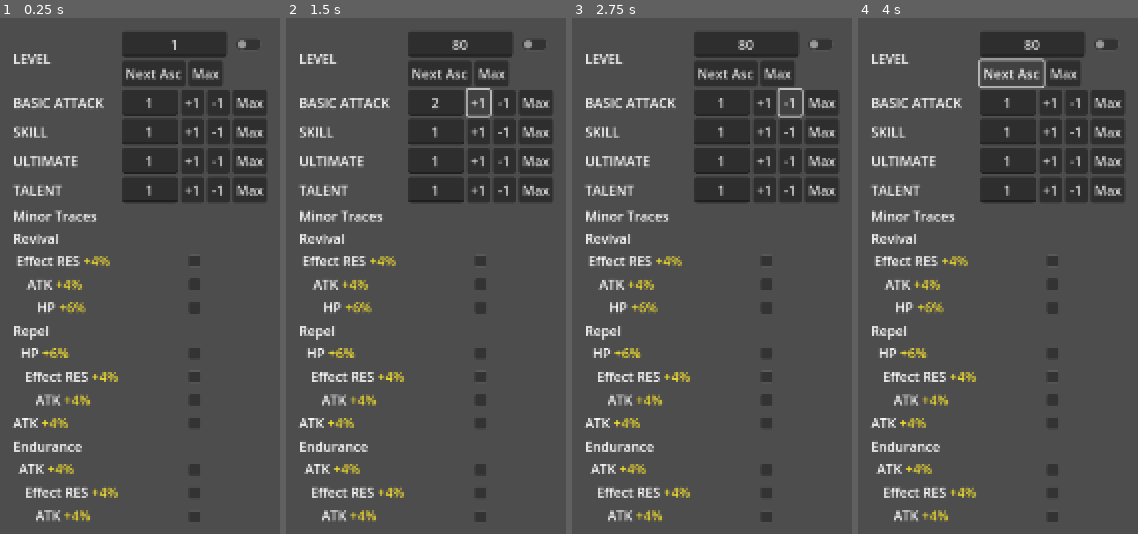
Above: before the commit, frames 1-4 (left to right).
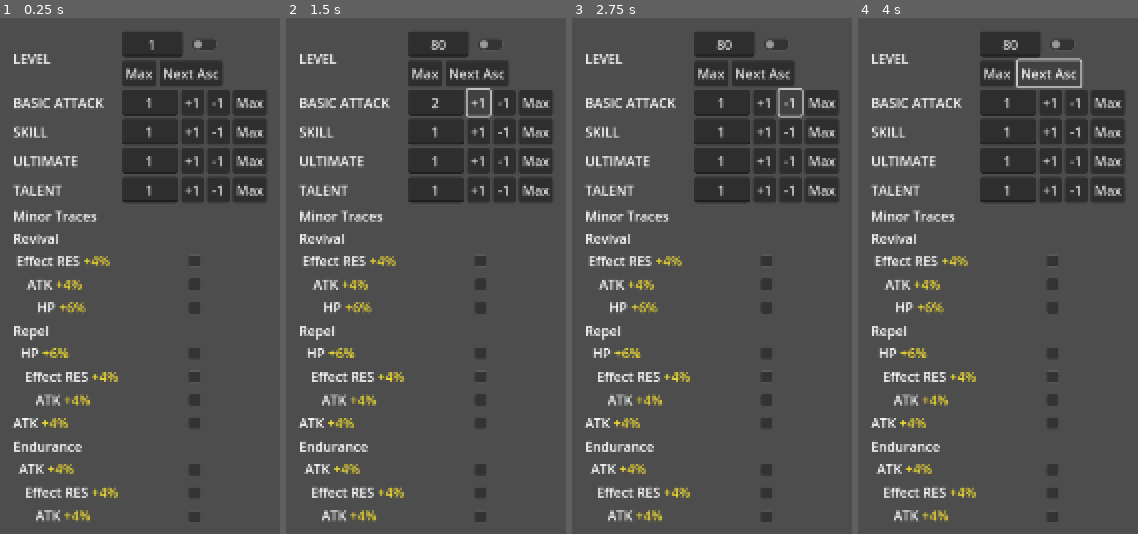
Above: after the commit, the same moments.

Repository: Rydahhhhhh/HoyoPlanner
Game: Godot game, scene res://Scenes/Character Planner Menu/character_planner_menu.tscn
The game is run twice, just before and just after one commit, with the same random seed, the same clock (stepped at 60 frames per second) and the same inputs.
Inputs:
- Up to frame 1 (0.25 s): no input
- Up to frame 2 (1.5 s): click "Max" at 0.5 s; click "+1" at 1.25 s
- Up to frame 3 (2.75 s): click "-1" at 2 s
- Up to frame 4 (4 s): click "Next Asc" at 2.75 s; click "Next Asc" at 3.5 s

The runs differ from the first frame. In frame 1, 1.3% of the frame differs, in the area x 45-93%, y 2-14%; in frame 2, 1.4%; in frame 3, 1.4%; in frame 4, 1.8%, in the area x 42-93%, y 2-14%.
Error after the commit: Invalid assignment of property or key 'visible' with value of type 'bool' on a base object of type 'Nil'. (res://Scenes/Character)

Commit message:
Integrated new InputLv Column, removed old

Diff:
--- a/Scenes/Character Planner Menu/InputLv Container MultiLine.tscn
+++ /dev/null
@@ -1,42 +0,0 @@
-[gd_scene load_steps=3 format=3 uid="uid://con0j41i3sv2y"]
-
-[ext_resource type="PackedScene" uid="uid://bvfxhovxygquo" path="res://Scenes/Character Planner Menu/InputLv.tscn" id="1_wgufg"]
-[ext_resource type="Script" path="res://Scenes/Character Planner Menu/input_lv_container_multi_line.gd" id="1_xwsyc"]
-
-[node name="InputLv Container MultiLine" type="VBoxContainer"]
-custom_minimum_size = Vector2(0, 66)
-offset_right = 121.0
-offset_bottom = 66.0
-size_flags_horizontal = 5
-script = ExtResource("1_xwsyc")
-
-[node name="InputLv Container MultiLine Row 1" type="HBoxContainer" parent="."]
-layout_mode = 2
-
-[node name="InputLv" parent="InputLv Container MultiLine Row 1" instance=ExtResource("1_wgufg")]
-unique_name_in_owner = true
-layout_mode = 2
-caret_column = 1
-max_lv = 4
-
-[node name="InputLv Switch" type="CheckButton" parent="InputLv Container MultiLine Row 1"]
-unique_name_in_owner = true
-layout_mode = 2
-mouse_default_cursor_shape = 2
-
-[node name="InputLv Container  MultiLine Row 2" type="HBoxContainer" parent="."]
-layout_mode = 2
-
-[node name="InputLv Cycle" type="Button" parent="InputLv Container  MultiLine Row 2"]
-unique_name_in_owner = true
-layout_mode = 2
-mouse_default_cursor_shape = 2
-text = "Next Asc"
-
-[node name="InputLv Max" type="Button" parent="InputLv Container  MultiLine Row 2"]
-unique_name_in_owner = true
-layout_mode = 2
-mouse_default_cursor_shape = 2
-text = "Max"
-
-[connection signal="pressed" from="InputLv Container  MultiLine Row 2/InputLv Max" to="." method="max_pressed"]
--- a/Scenes/Character Planner Menu/InputLv Container SingleLine.tscn
+++ /dev/null
@@ -1,38 +0,0 @@
-[gd_scene load_steps=3 format=3 uid="uid://c7i87uu6gjuk7"]
-
-[ext_resource type="Script" path="res://Scenes/Character Planner Menu/input_lv_container_single_line.gd" id="1_cs0l6"]
-[ext_resource type="PackedScene" uid="uid://bvfxhovxygquo" path="res://Scenes/Character Planner Menu/InputLv.tscn" id="2_wxdjk"]
-
-[node name="InputLv Container SingleLine" type="HBoxContainer"]
-offset_right = 174.0
-offset_bottom = 31.0
-script = ExtResource("1_cs0l6")
-
-[node name="InputLv" parent="." instance=ExtResource("2_wxdjk")]
-layout_mode = 2
-caret_column = 1
-max_lv = 10
-
-[node name="InputLv Add" type="Button" parent="."]
-custom_minimum_size = Vector2(27, 0)
-layout_mode = 2
-mouse_default_cursor_shape = 2
-text = "+1"
-metadata/_edit_lock_ = true
-
-[node name="InputLv Sub" type="Button" parent="."]
-custom_minimum_size = Vector2(27, 0)
-layout_mode = 2
-mouse_default_cursor_shape = 2
-text = "-1"
-metadata/_edit_lock_ = true
-
-[node name="InputLv Max" type="Button" parent="."]
-layout_mode = 2
-mouse_default_cursor_shape = 2
-text = "Max"
-metadata/_edit_lock_ = true
-
-[connection signal="pressed" from="InputLv Add" to="." method="add_pressed"]
-[connection signal="pressed" from="InputLv Sub" to="." method="sub_pressed"]
-[connection signal="pressed" from="InputLv Max" to="." method="max_pressed"]
--- a/Scenes/Character Planner Menu/character_planner_menu.gd
+++ b/Scenes/Character Planner Menu/character_planner_menu.gd
@@ -20,11 +20,11 @@
 
 func add_star_rail_input_column():
 	var column = INPUT_COLUMN.instantiate()
-	column.add_multiline_input_lv_container("Character", 80)
-	column.add_input_lv_container("BasicAtk", 6)
-	column.add_input_lv_container("Skill", 12)
-	column.add_input_lv_container("Ultimate", 12)
-	column.add_input_lv_container("Talent", 12)
+	column.add_input_lv_container("Expanded", "Character", 80)
+	column.add_input_lv_container("Simple", "BasicAtk", 6)
+	column.add_input_lv_container("Simple", "Skill", 12)
+	column.add_input_lv_container("Simple", "Ultimate", 12)
+	column.add_input_lv_container("Simple", "Talent", 12)
 	column.add_spacer(false)
 	column.add_spacer(false)
 	column.add_check_box("")
--- a/Scenes/Character Planner Menu/input_column.gd
+++ b/Scenes/Character Planner Menu/input_column.gd
@@ -1,26 +1,18 @@
 @tool
 extends VBoxContainer
 
-const INPUT_LV_CONTAINER_SINGLE_LINE = preload("res://Scenes/Character Planner Menu/InputLv Container SingleLine.tscn")
-const INPUT_LV_CONTAINER_MULTI_LINE = preload("res://Scenes/Character Planner Menu/InputLv Container MultiLine.tscn")
+const INPUT_LV_CONTAINER = preload("res://Scenes/Character Planner Menu/InputLv Container.tscn")
 
-func _ready() -> void:
-	pass
 # ====================================================== #
 #                      ROW CREATION                      #
 # ====================================================== #
-func add_multiline_input_lv_container(container_name_suffix: String, max_lv: int):
-	var input_lv_container = INPUT_LV_CONTAINER_MULTI_LINE.instantiate()
+
+func add_input_lv_container(preset: String, container_name_suffix: String, max_lv: int):
+	var input_lv_container = INPUT_LV_CONTAINER.instantiate()
 	add_child(input_lv_container)
 	input_lv_container.name = "InputLv Container %s" % container_name_suffix
 	await input_lv_container.ready
-	input_lv_container.input_lv.max_lv = max_lv
-
-func add_input_lv_container(container_name_suffix: String, max_lv: int):
-	var input_lv_container = INPUT_LV_CONTAINER_SINGLE_LINE.instantiate()
-	add_child(input_lv_container)
-	input_lv_container.name = "InputLv Container %s" % container_name_suffix
-	await input_lv_container.ready
+	input_lv_container.set_preset(preset)
 	input_lv_container.input_lv.max_lv = max_lv
 
 func add_check_box(container_name_suffix: String):
--- a/Scenes/Character Planner Menu/input_lv_container_multi_line.gd
+++ /dev/null
@@ -1,18 +0,0 @@
-@tool
-extends VBoxContainer
-
-@onready var input_lv: LineEdit = %InputLv
-@onready var input_lv_check_btn: CheckButton = %"InputLv Switch"
-@onready var input_lv_btn_cycle: Button = %"InputLv Cycle"
-@onready var input_lv_btn_max: Button = %"InputLv Max"
-
-# ====================================================== #
-#                     BUTTON PRESSES                     #
-# ====================================================== #
-func add_pressed(): input_lv.lv += 1
-func sub_pressed(): input_lv.lv -= 1
-func max_pressed(): input_lv.lv = input_lv.max_lv
-
-# ====================================================== #
-#                      END OF FILE                       #
-# ====================================================== #
--- a/Scenes/Character Planner Menu/input_lv_container_single_line.gd
+++ /dev/null
@@ -1,26 +0,0 @@
-@tool
-extends HBoxContainer
-
-@onready var input_lv: LineEdit = $"InputLv"
-@onready var input_lv_add: Button = $"InputLv Add"
-@onready var input_lv_sub: Button = $"InputLv Sub"
-@onready var input_lv_max: Button = $"InputLv Max"
-
-func _notification(what: int) -> void:
-	match what:
-		NOTIFICATION_SORT_CHILDREN:
-			# Ensures the +1 and -1 Buttons have the same width
-			var add_sub_btn_size = max(input_lv_add.get_minimum_size().x, input_lv_sub.get_minimum_size().x)
-			input_lv_add.custom_minimum_size.x = add_sub_btn_size
-			input_lv_sub.custom_minimum_size.x = add_sub_btn_size
-
-# ====================================================== #
-#                     BUTTON PRESSES                     #
-# ====================================================== #
-func add_pressed(): input_lv.lv += 1
-func sub_pressed(): input_lv.lv -= 1
-func max_pressed(): input_lv.lv = input_lv.max_lv
-
-# ====================================================== #
-#                      END OF FILE                       #
-# ====================================================== #
